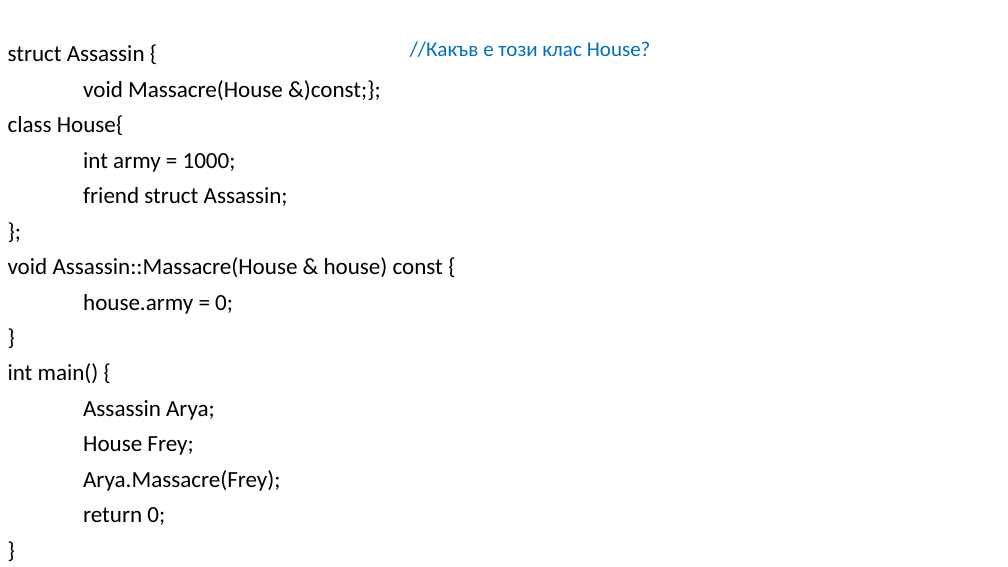
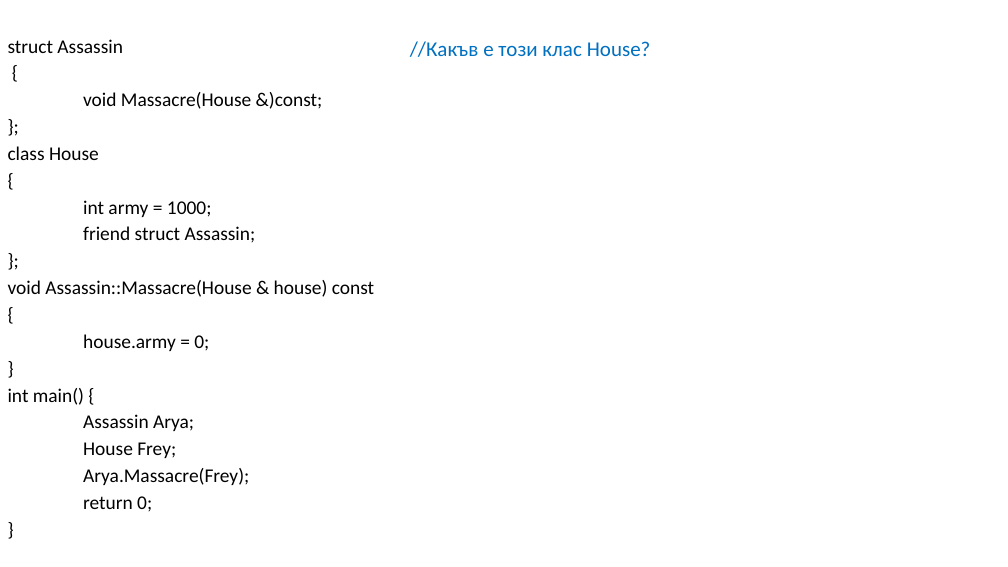
Before and after one commit to Mapmo/Uni-CPP, a slide deck: slide 32 of Object-Oriented Programming/Consultation 2/Consultation2.pptx. Drawn at 1008x567 pixels with LibreOffice and Linux fonts; fonts in the diff are those of the drawing. Boxes give left, top, right and bottom in pixels: in the first picture for what was removed or moved away, otherwise in the second. Text is boxed around its words. In the diff, an @@ line names an element or a change of style, - is before the commit and + after.

```diff
--- a/Object-Oriented Programming/Consultation 2/Consultation2.pptx
+++ b/Object-Oriented Programming/Consultation 2/Consultation2.pptx
@@ text at box(8, 39, 323, 160): text changed; size 22 to 18.5 pt @@
-struct Assassin {
-void Massacre(House &)const;};
-class House{
+struct Assassin
+{
+void Massacre(House &)const;
+};
+class House
+{
@@ text at box(8, 200, 256, 511): size 22 to 18.5 pt in "int army = 1000;", "friend struct Assassin;", "};", "house.army = 0;" and 7 more places; line spacing 0.9 to 0.7 @@
@@ text at box(8, 280, 374, 297): text changed; size 22 to 18.5 pt @@
-void Assassin::Massacre(House & house) const {
+void Assassin::Massacre(House & house) const
+{
```
Also in this commit, not shown: 11 other slides changed, 1 slide removed, 2 other files.
